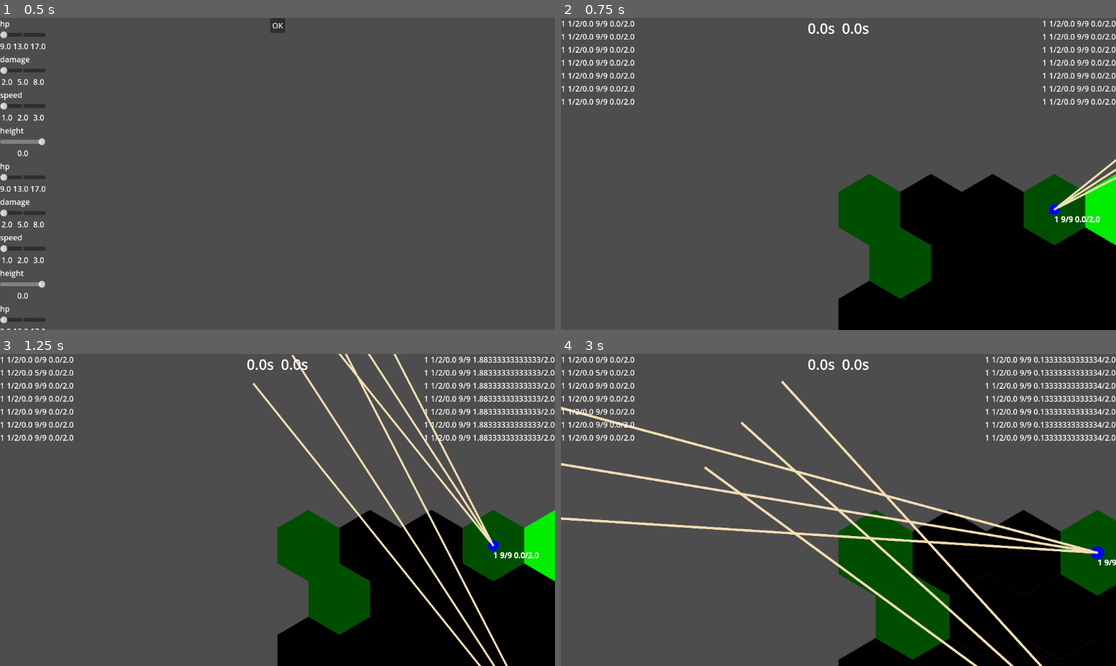
Above: before the commit, frames 1-4 (two rows, left to right).
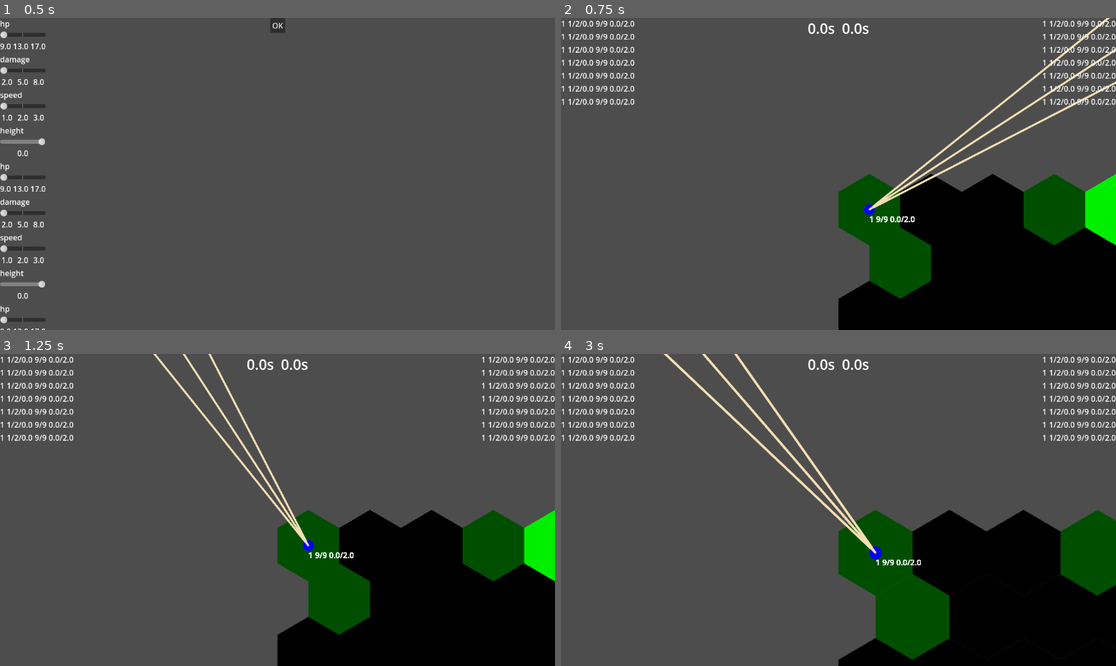
Above: after the commit, the same moments.

Repository: bendo-afk/rts2
Game: Godot game, scene res://scenes/unit_pick_screen.tscn
Two runs of this game, one before a commit and one after it. Both use one fixed random seed, a clock stepped at 60 frames per second and the inputs below. This scene is started directly instead of the project's main scene.
Inputs (mouse positions are in pixels of both pictures, inside the frame that each line leads up to):
- Up to frame 1 (0.5 s): no input
- Up to frame 2 (0.75 s): click "OK" at 0.5 s
- Up to frame 3 (1.25 s): no input
- Up to frame 4 (3 s): move the mouse to (960, 494) at 1.27 s; hold Middle mouse button (grab_camera) 1.28-2 s; click (960, 494) at 1.42 s; drag from (727, 525) to (810, 572) at 2.02 s; move the mouse to (894, 441) at 2.77 s; hold Mouse wheel up (zoom_in) from 2.78 s (still down); click (894, 441) at 2.92 s

Frame 1 is identical in both runs. In frame 2, 1.8% of the frame differs, in the area x 54-100%, y 0-66%; in frame 3, 5.3%; in frame 4, 7.4%, in the area x 0-100%, y 0-100%.

Commit message:
implemented spawn on coners

Diff:
--- a/scripts/world.gd
+++ b/scripts/world.gd
@@ -20,7 +20,7 @@
 
 func setup(ally_params: Array[Dictionary], enemy_params: Array[Dictionary]) -> void:
 	setup_units(ally_params, teams.ally)
-	setup_units(ally_params, teams.enemy)
+	setup_units(enemy_params, teams.enemy)
 
 	var childs := get_children(false)
 	for c in childs:
@@ -62,7 +62,7 @@
 	add_child(unit)
 	unit.height_request.connect(height_system.try_start)
 	unit.team = team
-	var tile := Vector2i(3,0) if team == teams.ally else Vector2i(4,4)
+	var tile := Vector2i(0,0) if team == teams.ally else Vector2i(map.n_x - 1, map.n_y - 1)
 	unit.setup(param_dict["hp"], param_dict["damage"], param_dict["speed"], param_dict["height"], map.map_to_local(tile))
 	unit.tree_exiting.connect(remove_unit.bind(unit))
 	units.append(unit)
